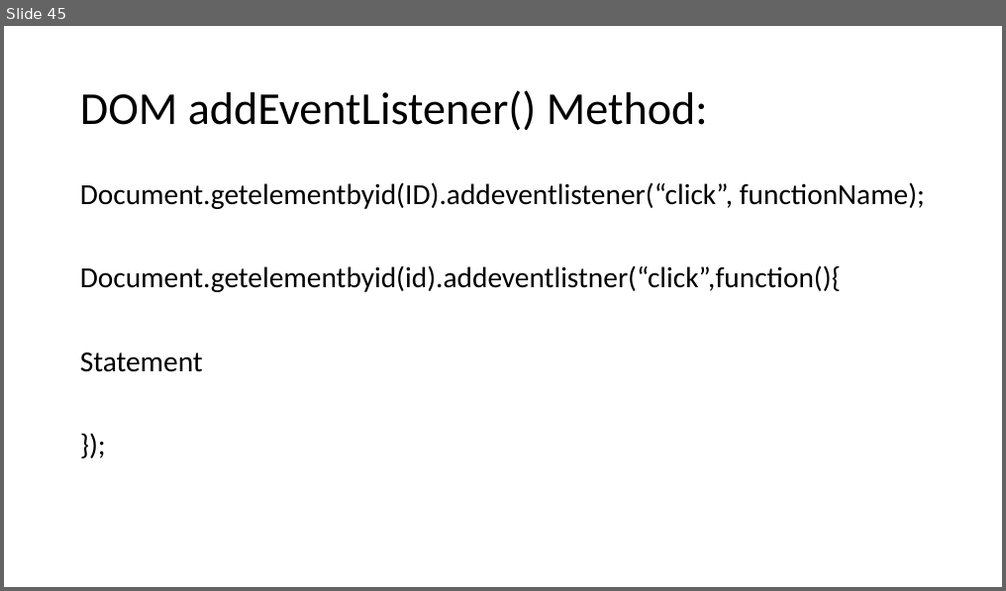
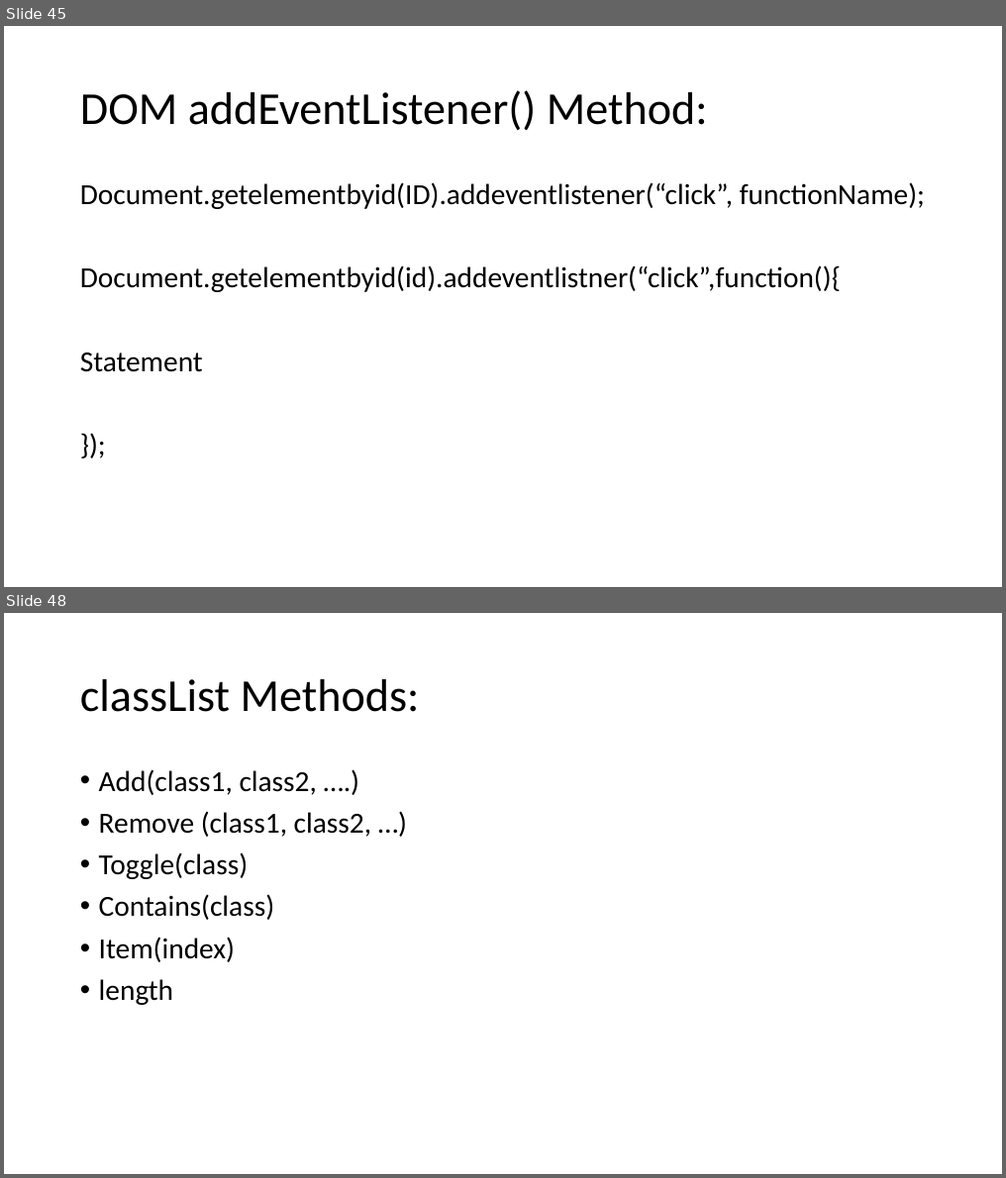
Before and after one commit to PiyushChaturvedii/batch03, a slide deck: JS Array Methods.pptx. Shown one above the other, each under a label of ours: slide 45 before the commit, slides 45 and 48 after it; the slides between them are not shown. The pictures are 1006x591 and 1006x1178 pixels, drawn with LibreOffice and Linux fonts; fonts in the diff are those of the drawing. Boxes give left, top, right and bottom in pixels: in the first picture for what was removed or moved away, otherwise in the second. Text is boxed around its words. In the diff, an @@ line names an element or a change of style, - is before the commit and + after.

```diff
--- a/JS Array Methods.pptx
+++ b/JS Array Methods.pptx
@@ slide 48 added at [4, 613, 1002, 1174], background #FFFFFF @@
@@ title added at [80, 679, 420, 712], 44 pt, text #000000 @@
+classList Methods:
@@ text added at [99, 769, 371, 1005], 28 pt, text #000000 @@
+• Add(class1, class2, ….)
+• Remove (class1, class2, …)
+• Toggle(class)
+• Contains(class)
+• Item(index)
+• length
```
Also in this commit, not shown: 7 other slides added, 23 other files.
